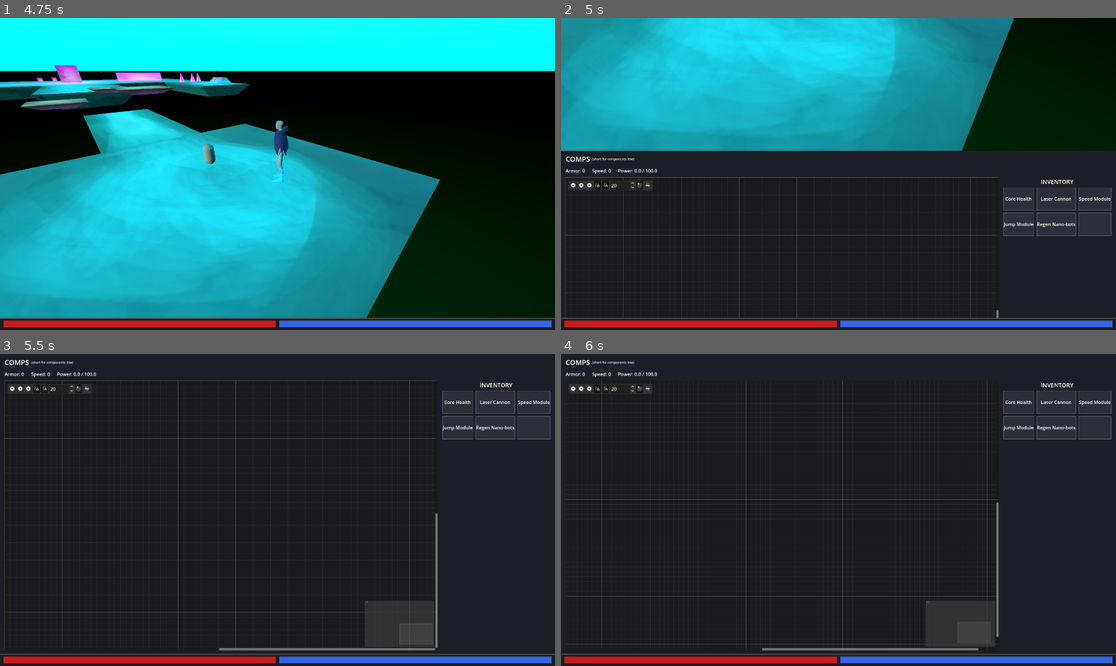
Above: before the commit, frames 1-4 (two rows, left to right).
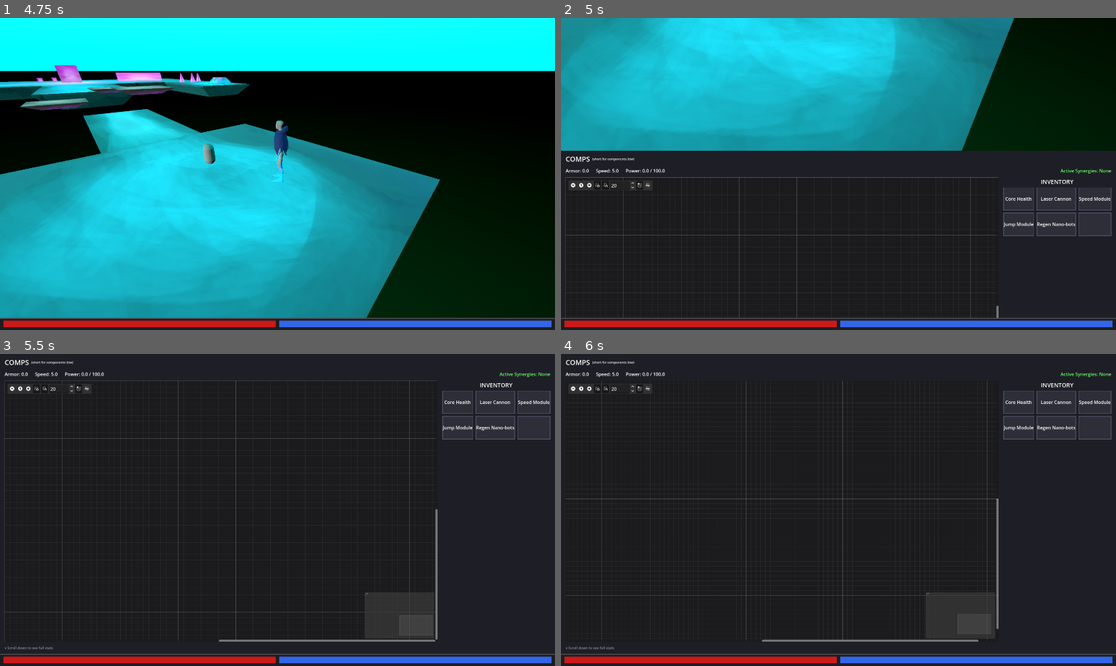
Above: after the commit, the same moments.

Repository: 1p22geo/AWARE_v0
Game: Godot game, scene res://scenes/UI/MainMenu/MainMenu.tscn
Same seed, same stepped clock (60 frames per second), same inputs: the game is played once before the commit and once after it.
Inputs (mouse positions are in pixels of both pictures, inside the frame that each line leads up to):
- Up to frame 1 (4.75 s): click "BE AWARE" at 0.5 s; tap Enter at 1.25 s; move the mouse to (399, 158) at 1.27 s; hold D (move_right) 1.28-2 s; hold Shift 1.28-2 s; click (399, 158) at 1.42 s; tap Space (jump) at 1.52, 4.52 s; drag from (166, 189) to (249, 236) at 2.02 s; move the mouse to (333, 105) at 2.77 s; hold D (move_right) 2.78-3.5 s; tap Ctrl at 2.85 s; click (333, 105) at 2.92 s; drag from (249, 236) to (111, 127) at 3.52 s; move the mouse to (444, 220) at 4.27 s; hold A (move_left) from 4.28 s (still down); tap Alt at 4.35 s; click (444, 220) at 4.42 s
- Up to frame 2 (5 s): keep holding A (move_left); tap E (inventory) at 4.9 s
- Up to frame 3 (5.5 s): release A (move_left) at 5 s; drag from (455, 534) to (194, 432) at 5.02 s
- Up to frame 4 (6 s): click (572, 388) at 5.75 s

Frame 1 is identical in both runs. In frame 2, 0.2% of the frame differs, in the area x 4-100%, y 48-94%; in frame 3, 1.0%; in frame 4, 1.6%, in the area x 0-100%, y 5-96%.

Commit message:
feat: Network and synergies

Diff:
--- a/scenes/UI/UI.tscn
+++ b/scenes/UI/UI.tscn
@@ -129,7 +129,14 @@
 
 [node name="L_PowerLimit" type="Label" parent="VBox/ScreenClipper/ScreensContainer/CompsScreen/CompsVBox/CompViewStats" unique_id=2011571225]
 layout_mode = 2
-text = "Power Limit: 0/0"
+text = "Power: 0/0"
+
+[node name="L_Synergies" type="Label" parent="VBox/ScreenClipper/ScreensContainer/CompsScreen/CompsVBox/CompViewStats" unique_id=314159265]
+layout_mode = 2
+size_flags_horizontal = 3
+theme_override_colors/font_color = Color(0.4, 1, 0.4, 1)
+text = "Active Synergies: None"
+horizontal_alignment = 2
 
 [node name="Body" type="HBoxContainer" parent="VBox/ScreenClipper/ScreensContainer/CompsScreen/CompsVBox" unique_id=1045250307]
 layout_mode = 2
@@ -243,6 +250,15 @@
 horizontal_alignment = 1
 vertical_alignment = 1
 
+[node name="Footer" type="HBoxContainer" parent="VBox/ScreenClipper/ScreensContainer/CompsScreen/CompsVBox"]
+layout_mode = 2
+
+[node name="ScrollHint" type="Label" parent="VBox/ScreenClipper/ScreensContainer/CompsScreen/CompsVBox/Footer"]
+layout_mode = 2
+theme_override_colors/font_color = Color(1, 1, 1, 0.490196)
+theme_override_font_sizes/font_size = 12
+text = "v Scroll down to see full stats"
+
 [node name="StatsScreen" type="PanelContainer" parent="VBox/ScreenClipper/ScreensContainer" unique_id=878362773]
 layout_mode = 2
 theme_override_styles/panel = SubResource("StyleBoxFlat_secbg")
@@ -371,35 +387,19 @@
 layout_mode = 2
 text = "0"
 
-[node name="ButtonsPanel" type="VBoxContainer" parent="VBox/ScreenClipper/ScreensContainer/StatsScreen/HBox" unique_id=1865394440]
-custom_minimum_size = Vector2(200, 0)
+[node name="SynergiesPanel" type="VBoxContainer" parent="VBox/ScreenClipper/ScreensContainer/StatsScreen/HBox" unique_id=27182818]
+layout_mode = 2
+size_flags_horizontal = 3
+theme_override_constants/separation = 6
+
+[node name="SynTitle" type="Label" parent="VBox/ScreenClipper/ScreensContainer/StatsScreen/HBox/SynergiesPanel" unique_id=314159266]
+layout_mode = 2
+theme_override_font_sizes/font_size = 24
+text = "ACTIVE SYNERGIES"
+
+[node name="SynergiesList" type="VBoxContainer" parent="VBox/ScreenClipper/ScreensContainer/StatsScreen/HBox/SynergiesPanel" unique_id=16180339]
 layout_mode = 2
 theme_override_constants/separation = 8
-
-[node name="ButtonsTitle" type="Label" parent="VBox/ScreenClipper/ScreensContainer/StatsScreen/HBox/ButtonsPanel" unique_id=1387276322]
-layout_mode = 2
-theme_override_font_sizes/font_size = 24
-text = "BUTTONS"
-
-[node name="Btn1" type="Button" parent="VBox/ScreenClipper/ScreensContainer/StatsScreen/HBox/ButtonsPanel" unique_id=2033387007]
-custom_minimum_size = Vector2(0, 36)
-layout_mode = 2
-text = "Button 1"
-
-[node name="Btn2" type="Button" parent="VBox/ScreenClipper/ScreensContainer/StatsScreen/HBox/ButtonsPanel" unique_id=632427347]
-custom_minimum_size = Vector2(0, 36)
-layout_mode = 2
-text = "Button 2"
-
-[node name="Btn3" type="Button" parent="VBox/ScreenClipper/ScreensContainer/StatsScreen/HBox/ButtonsPanel" unique_id=1693580189]
-custom_minimum_size = Vector2(0, 36)
-layout_mode = 2
-text = "Button 3"
-
-[node name="Btn4" type="Button" parent="VBox/ScreenClipper/ScreensContainer/StatsScreen/HBox/ButtonsPanel" unique_id=405584027]
-custom_minimum_size = Vector2(0, 36)
-layout_mode = 2
-text = "Button 4"
 
 [node name="BottomHUD" type="PanelContainer" parent="VBox" unique_id=1984847216]
 unique_name_in_owner = true
--- a/scenes/components/synergy_attack_health.tres
+++ b/scenes/components/synergy_attack_health.tres
@@ -8,14 +8,6 @@
 description = "Attack + Health provides extra damage"
 component_a = "Core Health"
 component_b = "Laser Cannon"
-hp_bonus = 0.0
-speed_bonus = 0.0
-armor_bonus = 0.0
 damage_bonus = 5.0
-energy_regen_bonus = 0.0
-dash_power_bonus = 0.0
-hp_mult = 1.0
-speed_mult = 1.0
-armor_mult = 1.0
 damage_mult = 1.2
 link_power_cost = 5.0
--- a/src/UI/component_graph_ui.gd
+++ b/src/UI/component_graph_ui.gd
@@ -9,6 +9,16 @@
 	connection_request.connect(_on_connection_request)
 	disconnection_request.connect(_on_disconnection_request)
 	delete_nodes_request.connect(_on_delete_nodes_request)
+
+func _can_drop_data(_at_position: Vector2, data: Variant) -> bool:
+	return data is ComponentData
+
+func _drop_data(at_position: Vector2, data: Variant) -> void:
+	if data is ComponentData:
+		# Convert local mouse position to graph space
+		# Graph space = (local_pos + scroll_offset) / zoom
+		var graph_pos = (at_position + scroll_offset) / zoom
+		add_component(data, graph_pos)
 
 func add_component(comp_resource: ComponentData, pos: Vector2) -> void:
 	var node = GraphNode.new()
@@ -84,6 +94,16 @@
 	for node_name in nodes:
 		_on_node_close(node_name)
 
+func highlight_connections(indices: Array) -> void:
+	var connections = get_connection_list()
+	for i in range(connections.size()):
+		var c = connections[i]
+		if i in indices:
+			# Highlight synergized connection
+			set_connection_activity(c.from_node, c.from_port, c.to_node, c.to_port, 1.0)
+		else:
+			set_connection_activity(c.from_node, c.from_port, c.to_node, c.to_port, 0.0)
+
 func _emit_update() -> void:
 	var connections = []
 	for c in get_connection_list():
--- a/src/UI/game_ui.gd
+++ b/src/UI/game_ui.gd
@@ -18,6 +18,8 @@
 @onready var l_damage: Label = find_child("V_Damage", true, false)
 @onready var l_power_limit: Label = find_child("V_PowerLimit", true, false)
 @onready var l_power_limit_small: Label = find_child("L_PowerLimit", true, false)
+@onready var l_synergies: Label = find_child("L_Synergies", true, false)
+@onready var synergies_list: VBoxContainer = find_child("SynergiesList", true, false)
 
 var current_screen := 0
 const TOTAL_SCREENS := 3
@@ -32,33 +34,6 @@
 	if component_graph:
 		component_graph.graph_updated.connect(_on_graph_updated)
 
-	# Connect inventory slots
-	if inventory_grid:
-		for slot in inventory_grid.get_children():
-			if slot.has_signal("pressed"):
-				slot.pressed.connect(func(): _on_inventory_item_clicked(slot))
-			elif slot is Button:
-				slot.pressed.connect(func(): _on_inventory_item_clicked(slot))
-			# If they are just panels, we might need a button inside or a GUI input
-			slot.gui_input.connect(func(event): _on_inventory_gui_input(event, slot))
-
-func _on_inventory_gui_input(event: InputEvent, slot) -> void:
-	if event is InputEventMouseButton and event.pressed and event.button_index == MOUSE_BUTTON_LEFT:
-		var comp = slot.get("component")
-		if not comp and slot.get("component_data"):
-			comp = slot.get("component_data")
-
-		if comp and component_graph:
-			component_graph.add_component(comp, Vector2(50, 50))
-
-func _on_inventory_item_clicked(slot) -> void:
-	var comp = slot.get("component")
-	if not comp and slot.get("component_data"):
-		comp = slot.get("component_data")
-
-	if comp and component_graph:
-		component_graph.add_component(comp, Vector2(50, 50))
-
 func _on_graph_updated(nodes: Dictionary, connections: Array) -> void:
 	graph_updated.emit(nodes, connections)
 
@@ -69,13 +44,52 @@
 
 func update_total_bonuses(stats: Dictionary) -> void:
 	if l_hp: l_hp.text = str(snapped(stats.hp, 0.1))
-	if l_armor: l_armor.text = str(snapped(stats.armor, 0.1))
-	if l_speed: l_speed.text = str(snapped(stats.speed, 0.1))
+	if l_armor:
+		l_armor.text = str(snapped(stats.armor, 0.1))
+		var l_armor_small = find_child("L_Armor", true, false)
+		if l_armor_small: l_armor_small.text = "Armor: " + l_armor.text
+
+	if l_speed:
+		l_speed.text = str(snapped(stats.speed, 0.1))
+		var l_speed_small = find_child("L_Speed", true, false)
+		if l_speed_small: l_speed_small.text = "Speed: " + l_speed.text
+
 	if l_damage: l_damage.text = str(snapped(stats.damage, 0.1))
 
 	var power_text = str(snapped(stats.power_cost, 0.1)) + " / " + str(stats.max_power)
 	if l_power_limit: l_power_limit.text = power_text
 	if l_power_limit_small: l_power_limit_small.text = "Power: " + power_text
+
+	if l_synergies:
+		if stats.has("synergies") and stats.synergies.size() > 0:
+			var names = []
+			for s in stats.synergies: names.append(s.name)
+			l_synergies.text = "Active Synergies: " + ", ".join(names)
+		else:
+			l_synergies.text = "Active Synergies: None"
+
+	if synergies_list:
+		for child in synergies_list.get_children():
+			child.queue_free()
+
+		if stats.has("synergies"):
+			for s in stats.synergies:
+				var label = Label.new()
+				label.text = ">> " + s.name + " (Cost: " + str(s.power) + ")"
+				label.add_theme_color_override("font_color", Color(0.4, 1.0, 0.4))
+				synergies_list.add_child(label)
+
+				var details = Label.new()
+				var bonus_str = ""
+				if s.hp != 0: bonus_str += " HP:+" + str(s.hp)
+				if s.speed != 0: bonus_str += " Speed:+" + str(s.speed)
+				if s.damage != 0: bonus_str += " Damage:+" + str(s.damage)
+				details.text = "    " + bonus_str
+				details.add_theme_font_size_override("font_size", 12)
+				synergies_list.add_child(details)
+
+	if component_graph and stats.has("synergized_connections"):
+		component_graph.highlight_connections(stats.synergized_connections)
 
 	if stats.power_cost > stats.max_power:
 		if l_power_limit: l_power_limit.add_theme_color_override("font_color", Color.RED)
--- a/src/core/components/component_manager.gd
+++ b/src/core/components/component_manager.gd
@@ -78,7 +78,11 @@
 		current_power += comp.power_cost
 
 	# Synergy stats & link costs
-	for conn in connections:
+	var active_synergies_details: Array[Dictionary] = []
+	var synergized_connections: Array = []
+
+	for i in range(connections.size()):
+		var conn = connections[i]
 		var node_a = equipped_nodes[conn.from].data
 		var node_b = equipped_nodes[conn.to].data
 
@@ -101,8 +105,18 @@
 				total_armor *= syn.armor_mult
 				total_damage *= syn.damage_mult
 
-				# Increase power cost for synergy links (optional, maybe link_power_cost in SynergyData)
-				current_power += syn.link_power_cost - 2.0 # Replace default link cost with syn link cost
+				active_synergies_details.append({
+					"name": syn.name,
+					"hp": syn.hp_bonus,
+					"speed": syn.speed_bonus,
+					"damage": syn.damage_bonus,
+					"power": syn.link_power_cost
+				})
+				synergized_connections.append(i)
+
+				# Increase power cost for synergy links
+				current_power += syn.link_power_cost - 2.0
+				break
 
 	total_power_cost = current_power
 
@@ -130,5 +144,7 @@
 			"armor": total_armor,
 			"damage": total_damage,
 			"power_cost": total_power_cost,
-			"max_power": max_power
+			"max_power": max_power,
+			"synergies": active_synergies_details,
+			"synergized_connections": synergized_connections
 		})
Not shown: 1 places in scenes/components/synergy_attack_health.tres that only renumber resources
